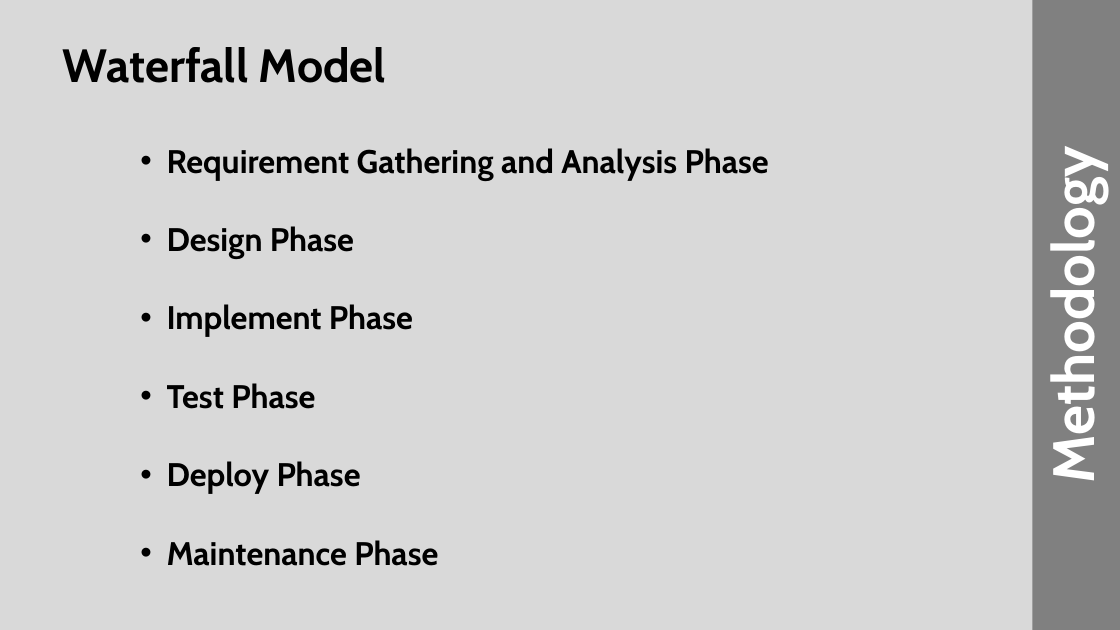
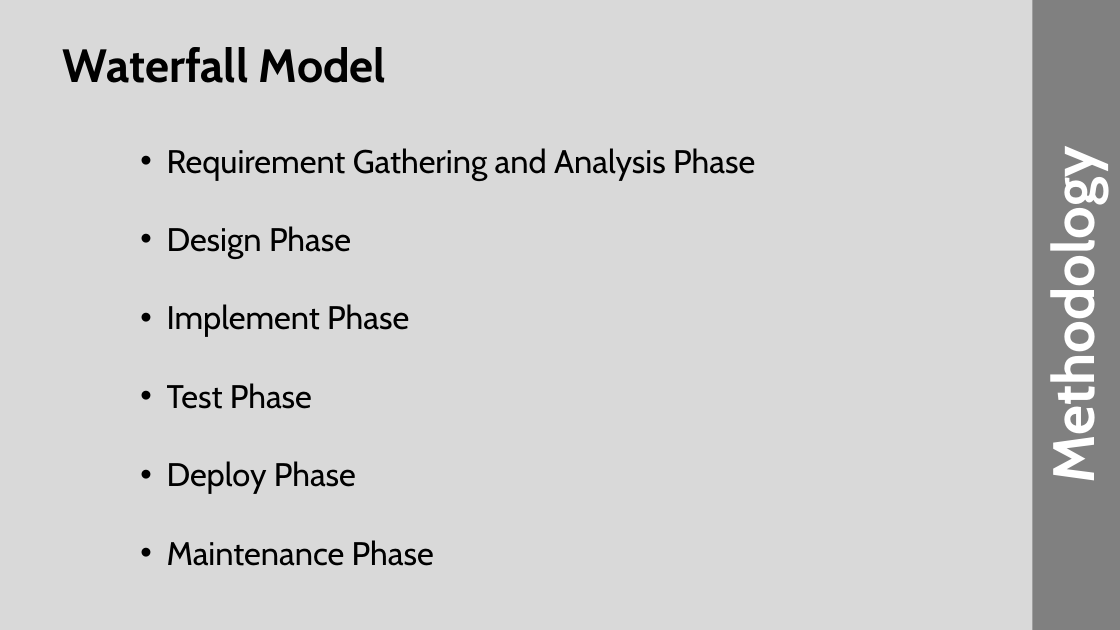
Before and after one commit to sagarPakhrin/JavaProject, a slide deck: slide 11 of Presentation1.pptx. Drawn at 1120x630 pixels with LibreOffice and Linux fonts; fonts in the diff are those of the drawing. Boxes give left, top, right and bottom in pixels: in the first picture for what was removed or moved away, otherwise in the second. Text is boxed around its words. In the diff, an @@ line names an element or a change of style, - is before the commit and + after.

Commit message:
Design added in presentation

```diff
--- a/Presentation1.pptx
+++ b/Presentation1.pptx
@@ text "Requirement Gathering and Analysis Phase" at <box>167,148,755,566</box>: bold off @@
```
Also in this commit, not shown: 2 slides added.
